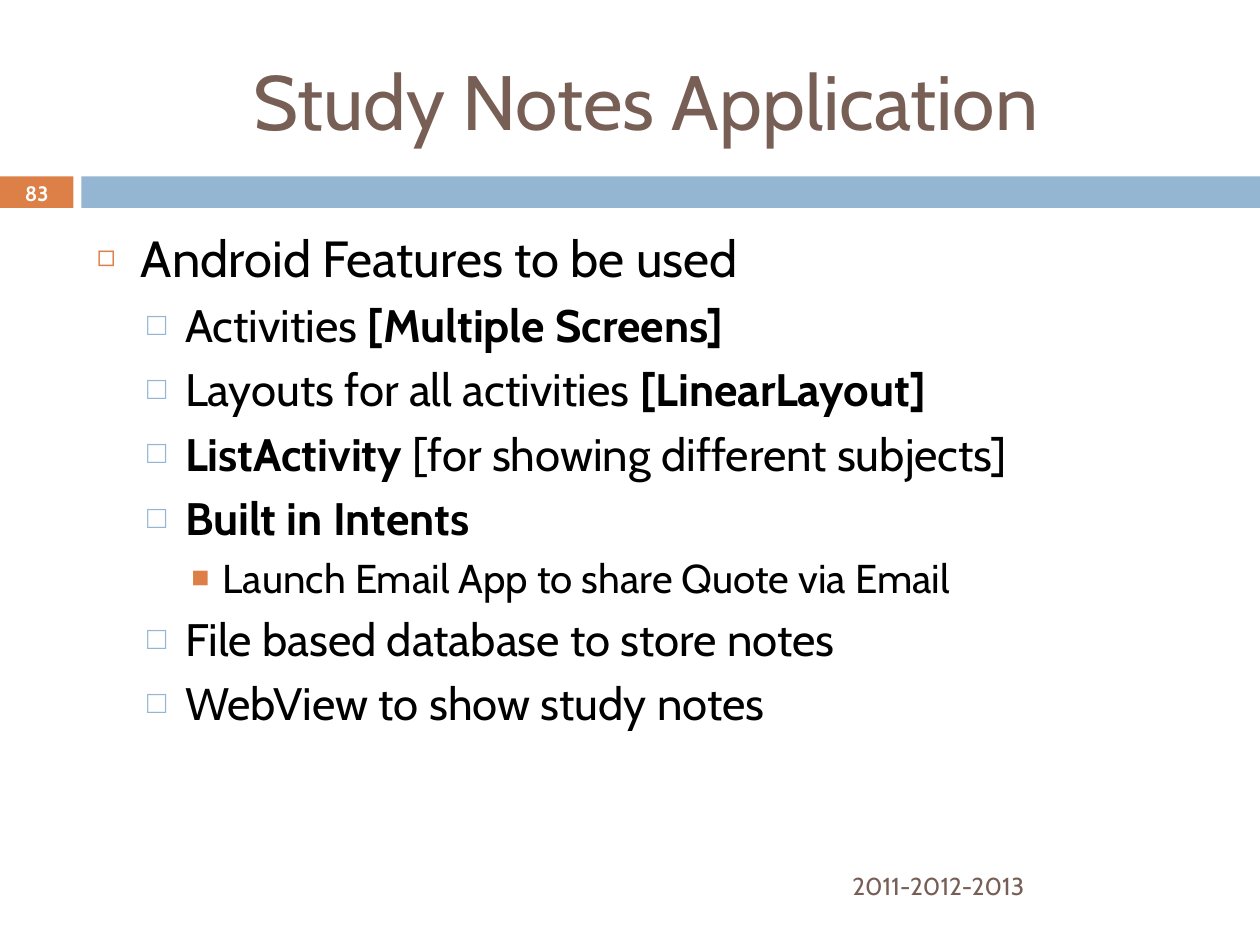
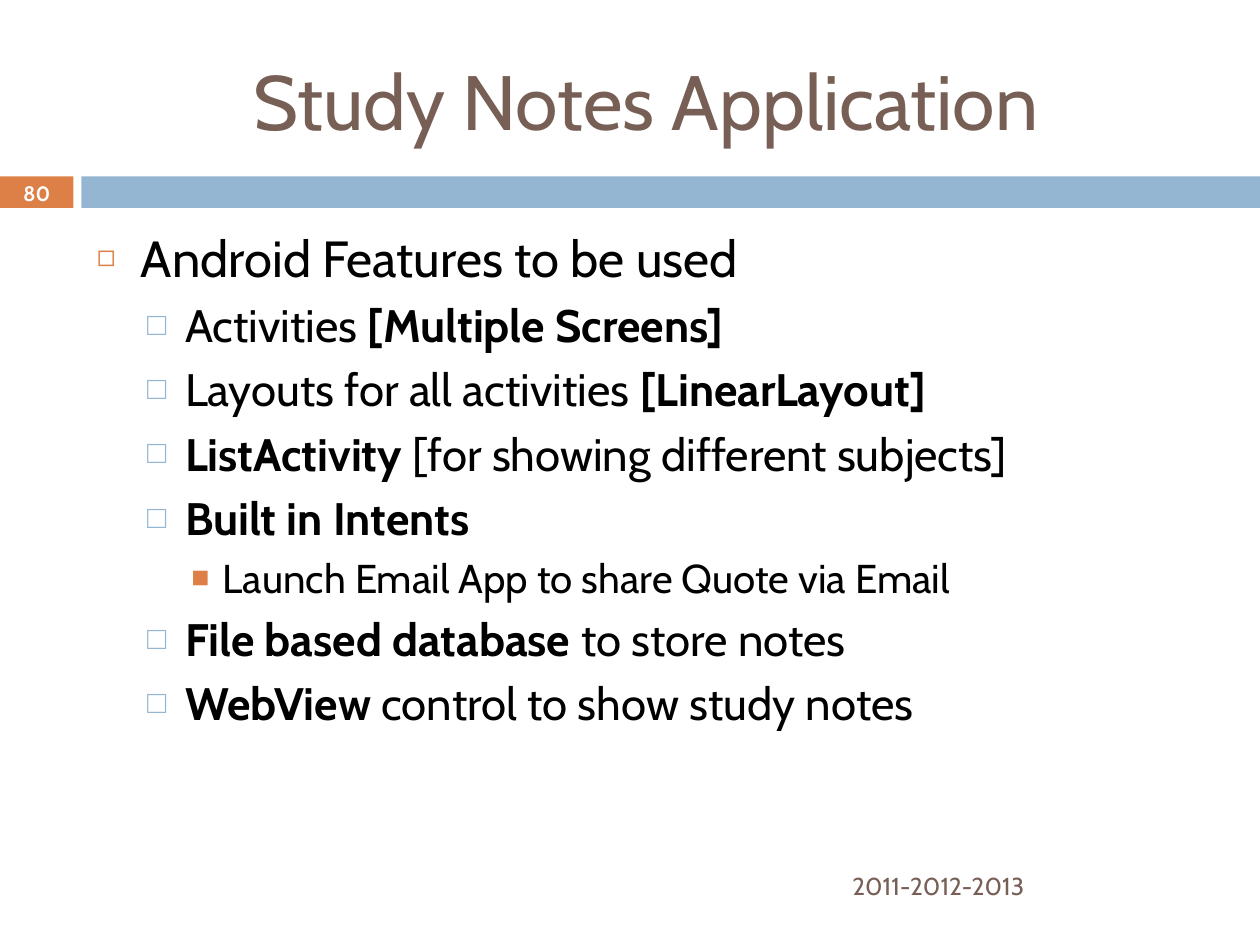
Before and after one commit to rominirani/StudentDevDays-2013-Goa-Android-Workshop, a slide deck: slide 80 of AndroidStudentDevDays-March-2013-MindStormSoftware.pptx (slide 83 before the commit). Drawn at 1260x945 pixels with LibreOffice and Linux fonts; fonts in the diff are those of the drawing; background and template pictures are left out. Boxes give left, top, right and bottom in pixels: in the first picture for what was removed or moved away, otherwise in the second. Text is boxed around its words. In the diff, an @@ line names an element or a change of style, - is before the commit and + after.

```diff
--- a/AndroidStudentDevDays-March-2013-MindStormSoftware.pptx
+++ b/AndroidStudentDevDays-March-2013-MindStormSoftware.pptx
@@ page number at [23, 186, 50, 202]: text changed @@
-83
+80
@@ text at [185, 622, 845, 657]: bold on in "File based database" @@
@@ text at [185, 686, 913, 731]: text changed @@
-  □ WebView to show study notes
+  □ WebView control to show study notes
```
Also in this commit, not shown: 3 other slides changed, 4 slides removed, 4 other files.
